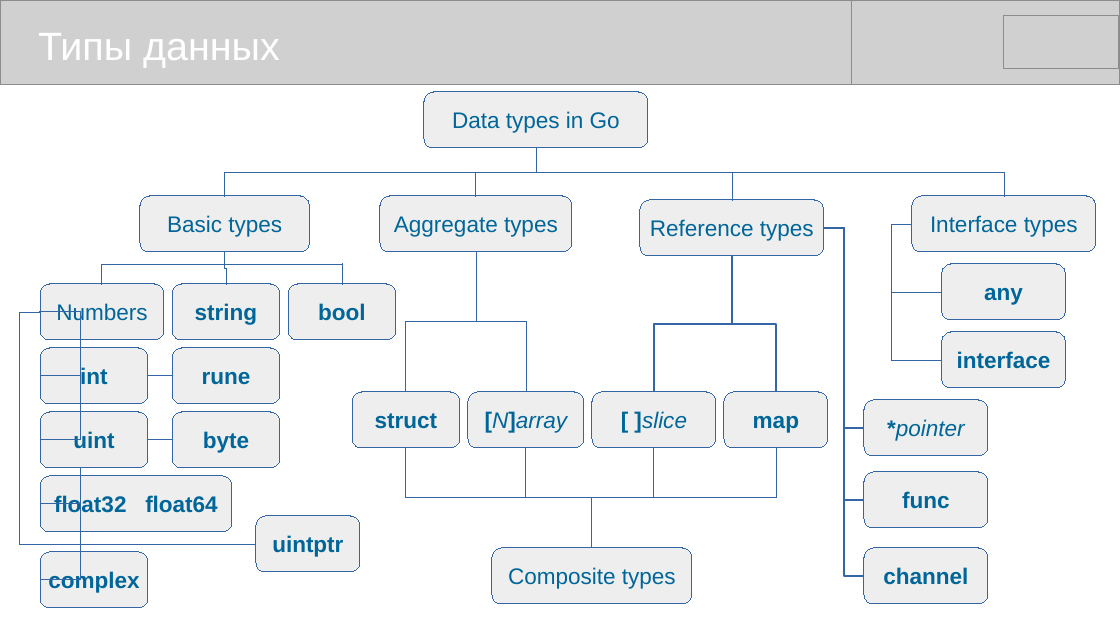
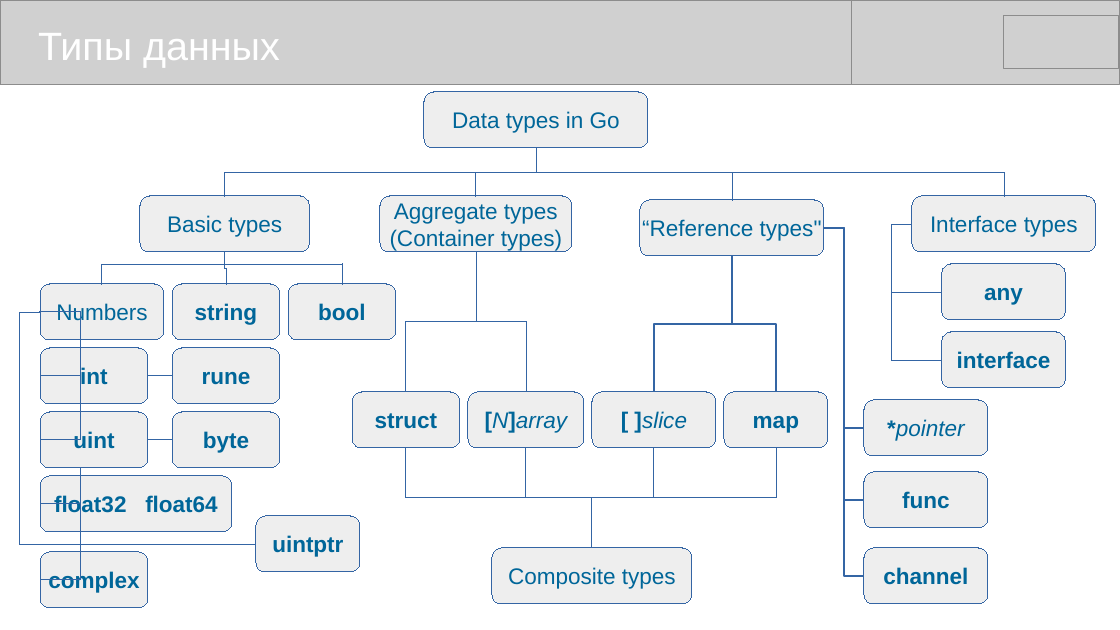
Before and after one commit to mike-shock/Go_language, a slide deck: slide 17 of tutorial/Go_Intro.odp. Drawn at 1120x630 pixels with LibreOffice and Linux fonts; fonts in the diff are those of the drawing; grey boxes stand for pictures. Boxes give left, top, right and bottom in pixels: in the first picture for what was removed or moved away, otherwise in the second. Text is boxed around its words. In the diff, an @@ line names an element or a change of style, - is before the commit and + after.

```diff
--- a/tutorial/Go_Intro.odp
+++ b/tutorial/Go_Intro.odp
@@ text in rounded rectangle at (x1=390, y1=229, x2=562, y2=251): paragraph added @@
+(Container types)
@@ text in rounded rectangle at (x1=642, y1=219, x2=822, y2=241): text changed @@
-Reference types
+“Reference types"
```
Also in this commit, not shown: 1 other slide changed, 1 other file.
